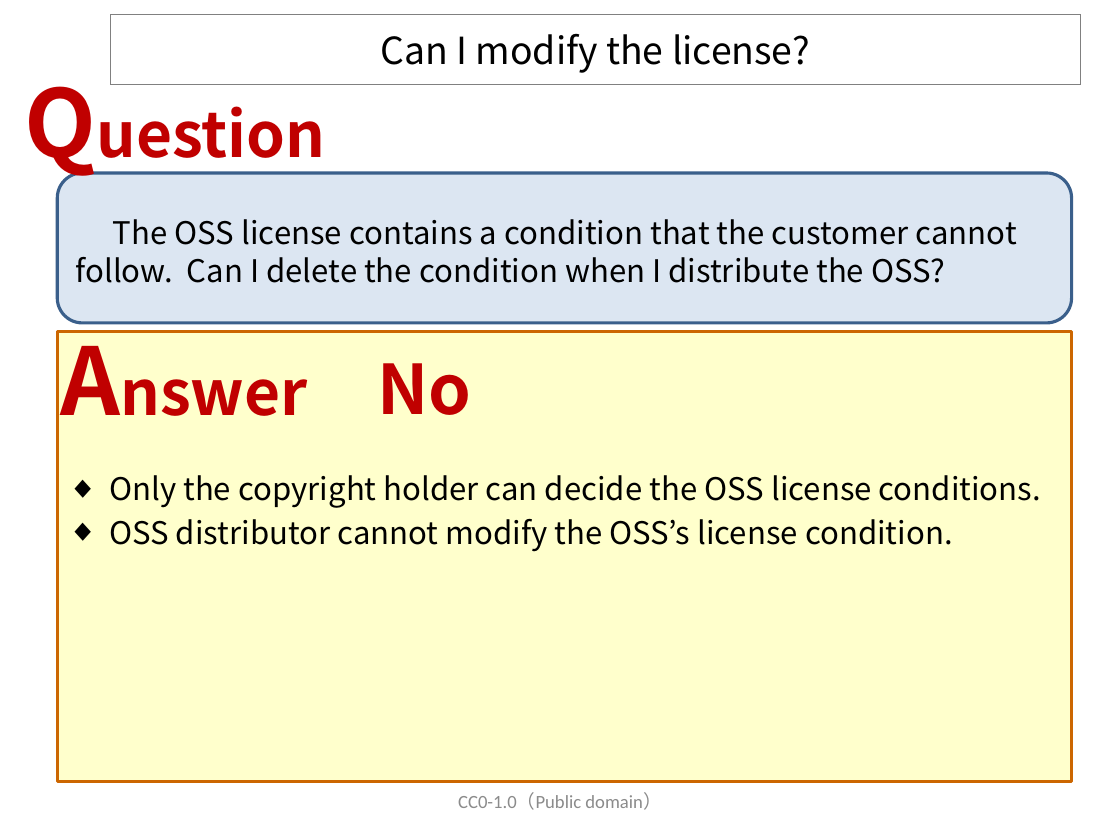
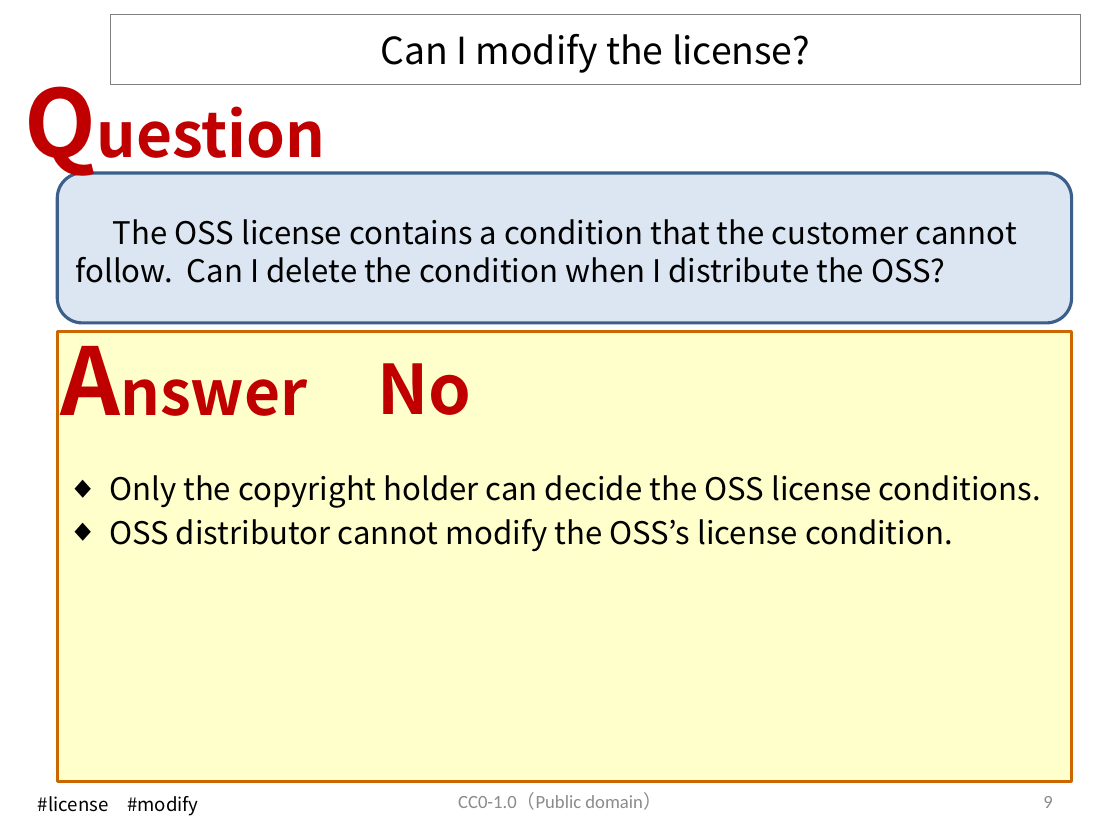
Before and after one commit to OpenChain-Project/OpenChain-JWG, a slide deck: slide 9 of Education_Material/FAQ/Misunderstandings_of_OSS_licenses_CC0.pptx (slide 13 before the commit). Drawn at 1120x840 pixels with LibreOffice and Linux fonts; fonts in the diff are those of the drawing. Boxes give left, top, right and bottom in pixels: in the first picture for what was removed or moved away, otherwise in the second. Text is boxed around its words. In the diff, an @@ line names an element or a change of style, - is before the commit and + after.

```diff
--- a/Education_Material/FAQ/Misunderstandings_of_OSS_licenses_CC0.pptx
+++ b/Education_Material/FAQ/Misunderstandings_of_OSS_licenses_CC0.pptx
@@ text added at (x1=38, y1=796, x2=198, y2=816), 12 pt, text #000000 @@
+#license #modify
@@ page number added at (x1=1043, y1=796, x2=1052, y2=808), 12 pt, text #8C8C8C @@
+9
```
Also in this commit, not shown: 17 other slides changed, 20 slides added, 2 slides removed, 1 other file.
